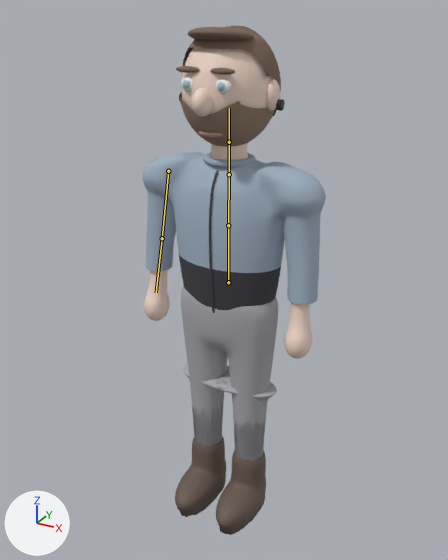
The glTF model assets/chars/steffen.glb, before and after one commit.
One viewpoint serves both versions: a 50 mm camera at (1.082, -2.007, 2.09) aimed at (-0.012, -0.018, 1.096). Lighting does not change. The marker at lower left points along +X, +Y and +Z. The older version comes first. The bones that change are drawn over the model as lines.

Objects in the first picture: 'Hals', 'Haut_Koerper', 'Hose', 'HoseDown', 'Kopf_Gruppe', 'Kragen', 'Schuh_L', 'Schuh_R', 'Shirt', 'Zip'.
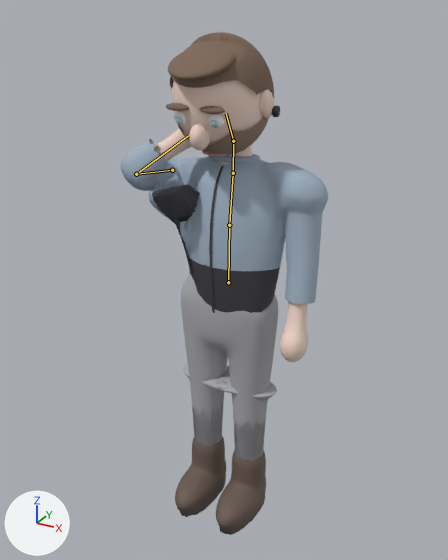
The newer file adds an action. The first version stands in its rest pose; the second is drawn at frame 12 of the action 'Drink'.

The change in detail:
Bone 'Spine' (bone_spine) turns from (0, 0, 0) to (-2, 0, 0) degrees about its own x, y and z.
Bone 'Chest' (bone_chest) turns from (0, 0, 0) to (-6, 0, 0) degrees about its own x, y and z.
Bone 'Neck' (bone_neck) turns from (0, 0, 0) to (7, 0, 0) degrees about its own x, y and z.
Bone 'Head' (bone_head) turns from (0, 0, 0) to (29, 0, 0) degrees about its own x, y and z.
Bone 'UpperArm.R' (bone_upperarm_r) turns from (0, 0, 0) to (-89, 0, 34) degrees about its own x, y and z.
Bone 'LowerArm.R' (bone_lowerarm_r) turns from (0, 0, 0) to (-126, 0, 0) degrees about its own x, y and z.

Where the change shows, as pixel boxes [x1, y1, x2, y2] in the pictures (448 x 560 px):
'Shirt', posed (14% wider, 10% taller)
    before: [143, 152, 326, 310]
    after: [120, 139, 328, 313]
'Kopf_Gruppe', posed
    before: [176, 25, 285, 147]
    after: [166, 32, 280, 157]
'Haut_Koerper', posed (8% narrower, 160% taller)
    before: [144, 270, 312, 359]
    after: [154, 129, 308, 362]
'Kragen', posed
    before: [203, 152, 256, 168]
    after: [208, 154, 261, 164]
'Hals', posed (mostly hidden afterwards)
    before: [211, 143, 248, 160]
    after: [220, 145, 252, 164]
'Zip', posed (45% wider)
    before: [209, 171, 219, 313]
    after: [209, 166, 224, 313]
bone 'Spine', root to tip
    before: (228, 282) to (228, 225)
    after: (228, 282) to (229, 225)
bone 'Chest', root to tip
    before: (228, 225) to (229, 174)
    after: (229, 225) to (233, 173)
bone 'Neck', root to tip
    before: (229, 174) to (229, 142)
    after: (233, 173) to (233, 141)
bone 'Head', root to tip
    before: (229, 142) to (229, 108)
    after: (233, 141) to (226, 113)
bone 'UpperArm.R', root to tip
    before: (168, 171) to (162, 238)
    after: (172, 170) to (136, 174)
bone 'LowerArm.R', root to tip
    before: (162, 238) to (156, 292)
    after: (136, 174) to (188, 135)
